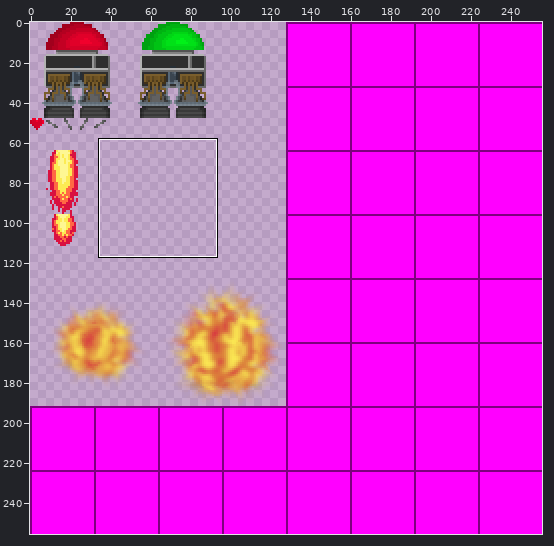
A sprite sheet gets an edit: HeadsUp/Assets/Textures/entities.png. Above: a wide view before the commit, with the close-up outlined.
Close-up. As it was:
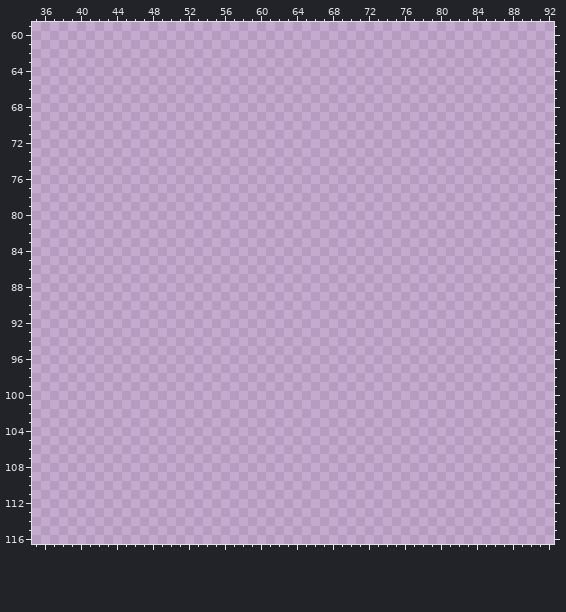
The file is 256x256 pixels. Shown: x 35..92, y 59..116.
Palette (. is transparent): 
Pixels before (only the part around the change), first column x 35:
 61 ..........................................................
 62 ..........................................................
 63 ..........................................................
 64 ..........................................................
 65 ..........................................................
 66 ..........................................................
 67 ..........................................................
 68 ..........................................................
 69 ..........................................................
 70 ..........................................................
 71 ..........................................................
 72 ..........................................................
 73 ..........................................................
 74 ..........................................................
 75 ..........................................................
 76 ..........................................................
 77 ..........................................................
 78 ..........................................................
 79 ..........................................................
 80 ..........................................................
 81 ..........................................................
 82 ..........................................................
 83 ..........................................................
 84 ..........................................................
 85 ..........................................................
 86 ..........................................................
 87 ..........................................................
 88 ..........................................................
 89 ..........................................................
 90 ..........................................................
 91 ..........................................................
 92 ..........................................................
 93 ..........................................................
 94 ..........................................................
 95 ..........................................................
 96 ..........................................................
 97 ..........................................................
 98 ..........................................................
 99 ..........................................................
100 ..........................................................
101 ..........................................................
102 ..........................................................
103 ..........................................................
104 ..........................................................
105 ..........................................................
106 ..........................................................
107 ..........................................................
108 ..........................................................
109 ..........................................................
110 ..........................................................
111 ..........................................................
112 ..........................................................
113 ..........................................................
114 ..........................................................
The result:
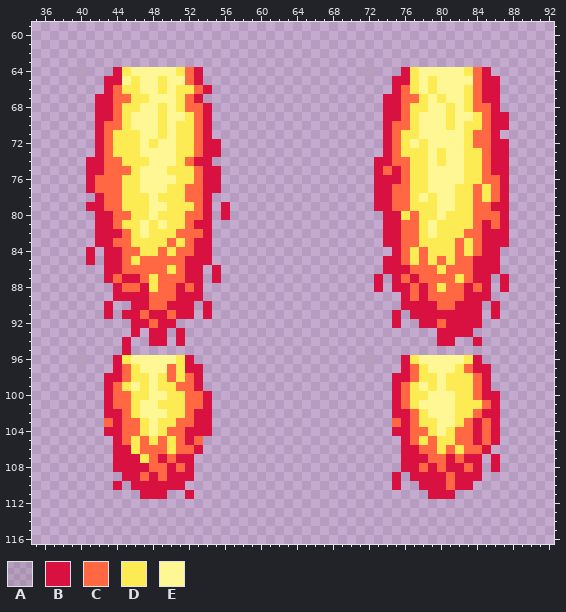
Colours new in this view: A #2e2e2e18  B #d91140  C #ff6843  D #fceb53  E #fef793
From old to new:
Changed rows in their new state; - is an unchanged pixel.
first column x 40:
 64 A---BDEEEEEDCB------------------A---BDEEEEEDCB--
 65 ---BBEDEEDEECB---------------------BBDEDEEEECBB-
 66 ---BCDDEEDEDDCB--------------------BCDEDEEEDCBB-
 67 --BBCCDDEEEDCB--------------------BBCCDEDEEDCBB-
 68 --BBCDDEEDEDCCB-------------------BBCDDEEDEDCCB-
 69 --BBCDEEEDEEDCB-------------------BBCDEEEDEEDCBB
 70 --BCCDEEEDEDDCB-------------------BCCDEEEDEDDCBB
 71 --BCDDDEEDEDDCB-------------------BCDDEEEEEDCCB-
 72 --BCDDDEDEEDDCBB------------------BCDEDEEEEDCCBB
 73 --BCDDDEEEEDDCBB------------------BCDDDEDEEDDCBB
 74 -BBCCDDDEEEDCBB------------------BBCCDDEDEEDDCBB
 75 -BBCCCDEEEDDDCBB-----------------BCBCDDEEEEDDCBB
 76 -BCCCDDEEEEDDCBB-----------------BBBCDDEEEEDDCCB
 77 -BCCCDDEEEDDCCBB-----------------BBCCDDEEEDDCDCB
 78 --BCCDDDEDDDCCB------------------BBCCDEDEEDDCDCB
 79 -BBCCDDDEEDDDCB-B----------------BBCCDDDEEDDCCBB
 80 --BBCCDDEDDDCCB-B-----------------BBDCDDEDDDCCCB
 81 --BBCDDEDEDDCBB-------------------BBCCDEDDDDCBCB
 82 --BBBCDEDDDCCCB-------------------BBCCDEDDDCCBBB
 83 --BBCCDDDDCDCBB-------------------BBCCDDDDCDCBBB
 84 -B-BBCCDDCDCCBB--------------------BCDCDDDCDCBB-
 85 -B-BBCDCCCCCBBB-------------------BBCDCDCDCCBBB-
 86 ---BBCCCCCDCBB-B------------------BBBCCCDCCCBBB-
 87 ---BCBBCDCCCBB-B-----------------B-BCBCCCCDCBB-B
 88 ----BCCBDCCBCB-------------------B-BBCBCDCCBCB-B
 89 ----BBBBCCCBBB----------------------BCBCCCCBBB--
 90 ---B--BBCCBBB-B---------------------BBBBCCBBB-B-
 91 ---B-BBCBBCBB-B--------------------B-BBBBBBBB-B-
 92 ------BBCBB------------------------B--BBCBBBB---
 93 ------B-BB-B----------------------------BBBB----
 94 -----B--BB-B----------------------------BB--B---
 95 -----B------------------------------------------
 96 A---BDEEEEEDB-------------------A---BDEEEEEDB---
 97 ----BCDEEECDBB----------------------BCDEEEDCBB--
 98 ---BBCDDEDCDCB---------------------BBCDDEDDDCB--
 99 ---BCDEDEDDCCB---------------------BCDEDEDDDCB--
100 ---BCCDDEEDDCCB--------------------BCDDEEEDDCBB-
101 ---BCCDEEDDDCCB--------------------BCDEEEEDDDCB-
102 ---BBCDEEEDDCBB--------------------BBCDEEEDDCBB-
103 ---CBCCDEDDCCBB--------------------CBCDDEEDCBCB-
104 ---BBCCDEDCCBBB--------------------BBCCDEDCCBCB-
105 ----BCDCDCDCBC----------------------BCDCDDCCBCB-
106 ----BBDCCCDCCB----------------------BBCCDCDCCB--
107 ----BBBDCBCBB-----------------------BBBCCBCBB-B-
108 ----BBBBCCBCB-----------------------BBCBCBBCB-B-
109 -----BBCBCBBB----------------------B-BBBBCBBB---
110 ----B-BBBBBB-----------------------B--BBBCBB----
111 -------BBB--B--------------------------BBB------
Changed places in both close-ups, as pixel boxes (x1, y1, x2, y2):
added: (77, 67, 230, 499)
added: (365, 67, 509, 499)
